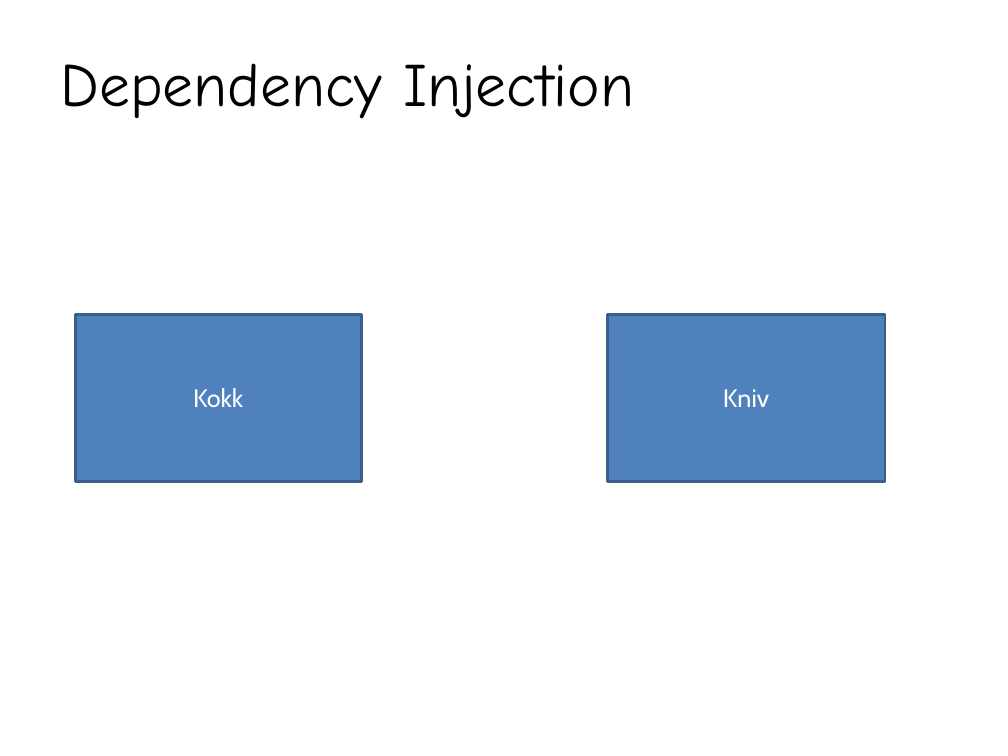
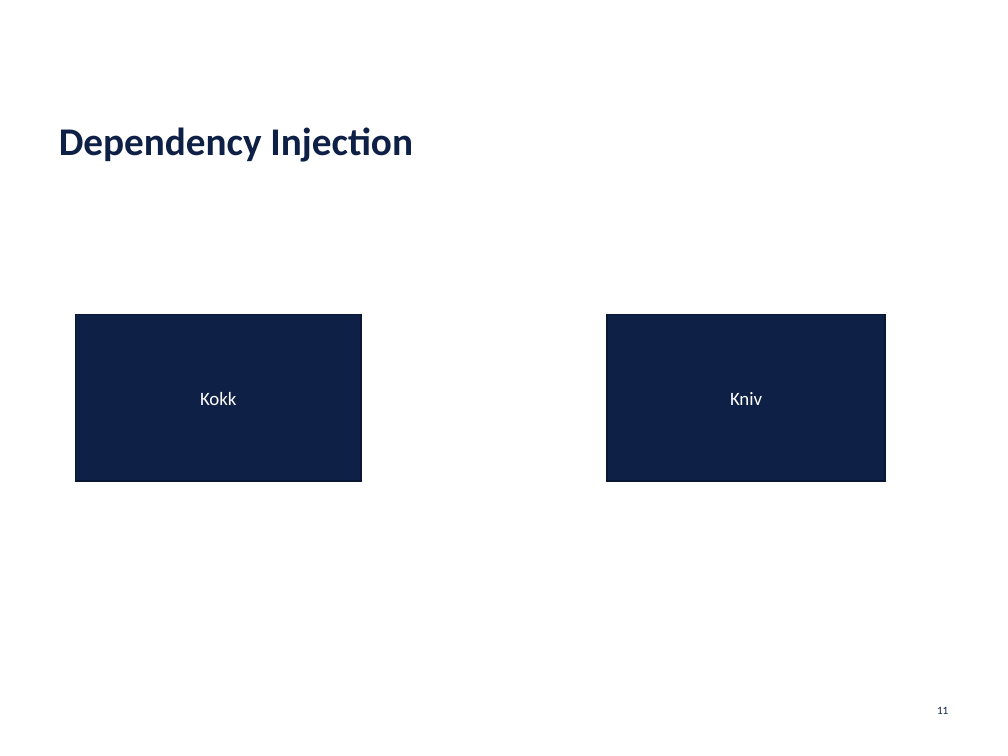
Before and after one commit to netcompanyno/springKurs, a slide deck: slide 11 of adm/Spring.pptx. Drawn at 1008x756 pixels with LibreOffice and Linux fonts; fonts in the diff are those of the drawing; background and template pictures are left out. Boxes give left, top, right and bottom in pixels: in the first picture for what was removed or moved away, otherwise in the second. Text is boxed around its words. In the diff, an @@ line names an element or a change of style, - is before the commit and + after.

```diff
--- a/adm/Spring.pptx
+++ b/adm/Spring.pptx
@@ title "Dependency Injection" moved from (x1=60, y1=63, x2=635, y2=119) to (x1=59, y1=127, x2=413, y2=162) @@
@@ title "Dependency Injection" at (x1=59, y1=127, x2=413, y2=162): size 44 to 28 pt, font Comic Neue to Calibri, text colour #000000 to #0F2047, bold on; line spacing 1 to 23pt; vertical alignment middle to bottom @@
@@ rectangle "Kokk" at (x1=76, y1=314, x2=361, y2=481): size 18 to 13.5 pt, font Cabin to Calibri; fill #4F81BD to #0E2046; outline #3A5F8C 2 pt to #0A1834 1 pt @@
@@ rectangle "Kniv" at (x1=607, y1=314, x2=885, y2=481): size 18 to 13.5 pt, font Cabin to Calibri; fill #4F81BD to #0E2046; outline #3A5F8C 2 pt to #0A1834 1 pt @@
@@ page number added at (x1=937, y1=707, x2=948, y2=714), 8 pt, text #0F2047 @@
+11
```
Also in this commit, not shown: 25 other slides changed, 1 slide added, 1 slide removed, 2 other files.
